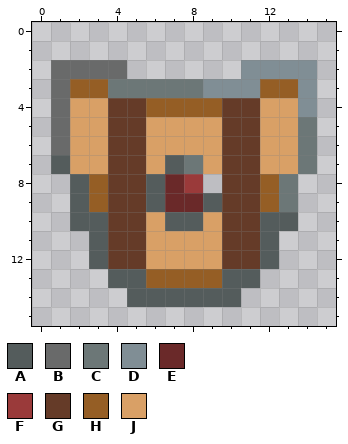
Pixel-art sprite -- Pixel-Pathfinders/Assets/ScriptableObjects/Items/shield sprite.png. That is the earlier state.
The file is 16x16 pixels.
Palette (. is transparent): A #545c5c  B #696a6a  C #6c7777  D #808e95  E #6a2929  F #9a3a3a  G #653b28  H #955e25  J #d9a066
After:
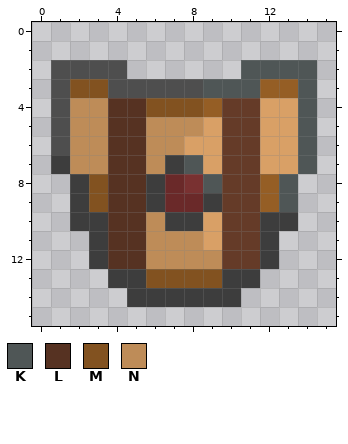
Colours new in this view: K #4f5656  L #563222  M #825220  N #be8c58
The exact change:
Colour A changes from #545c5c to #3d3d3d.
Colour B changes from #696a6a to #4e4e4e.
Colour F changes from #9a3a3a to #793131.
Colour B replaces colour C in row 3 at x 4 to 8.
Colour K is added in row 8 at x 9.
Colour K replaces colour C in rows 5 to 6 at x 14; in row 7 at x 8 and 14; in rows 8 to 9 at x 13.
Colour K replaces colour D in row 2 at x 11 to 14; in row 3 at x 9 to 11 and 14; in row 4 at x 14.
Colour L replaces colour G in rows 4 to 12 at x 4 to 5.
Colour M replaces colour H in row 3 at x 2 to 3; in row 4 at x 6 to 8; in rows 8 to 9 at x 3; in row 13 at x 6 to 9.
Colour N replaces colour J in row 4 at x 2 to 3; in row 5 at x 2 to 3 and 6 to 8; in row 6 at x 2 to 3 and 6 to 7; in row 7 at x 2 to 3 and 6; in row 10 at x 6; in row 11 at x 6 to 8.
Colour N replaces colour J in row 12 at x 6 to 9.
Boxes around the changes in both pictures, in picture pixels (x1, y1, x2, y2):
changed: (51, 60, 317, 307)
